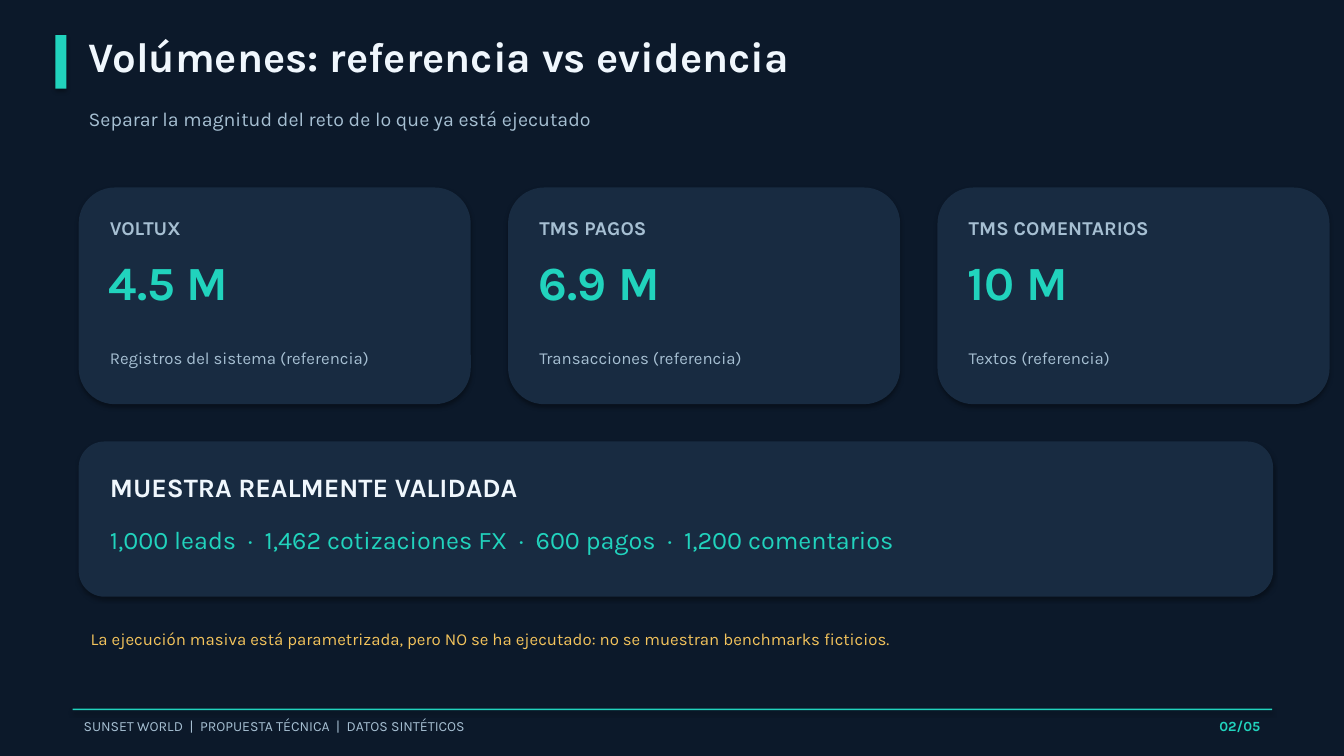
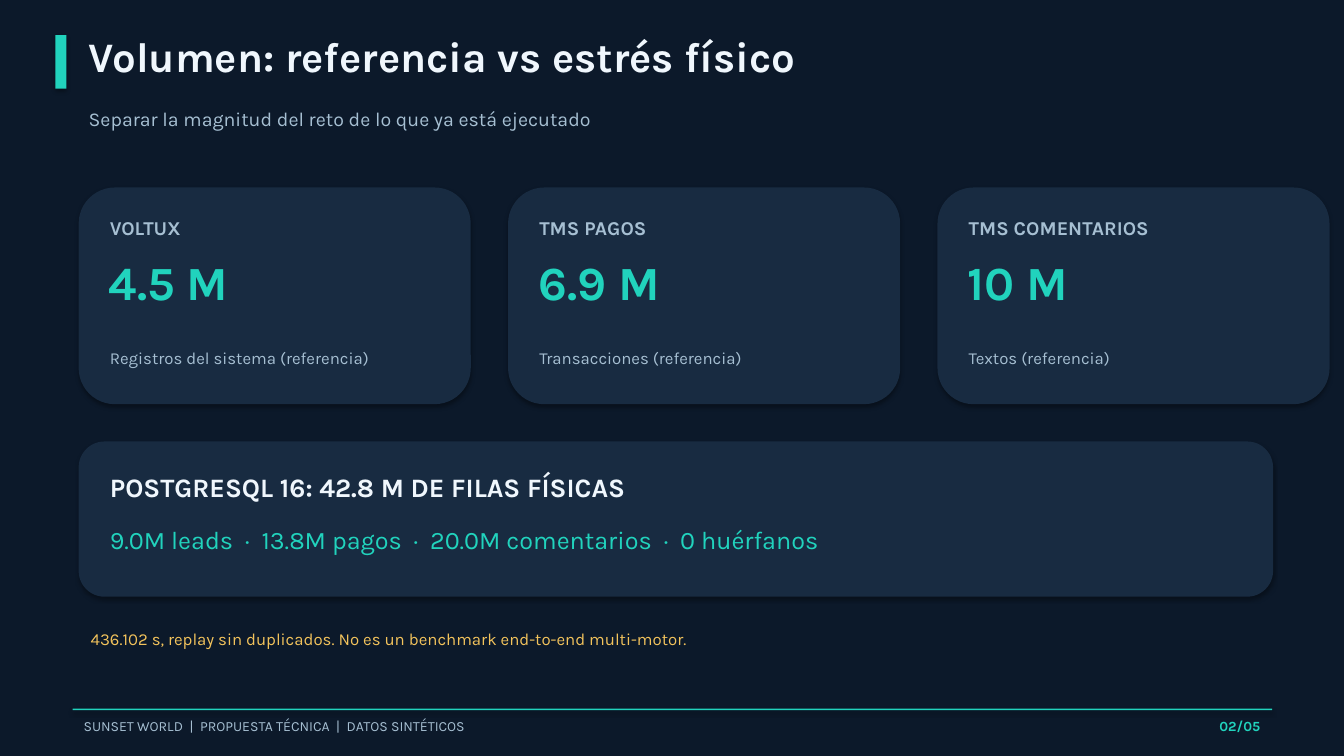
Before and after one commit to jairdiazrios95-web/sunset-world-data-platform, a slide deck: slide 2 of deliverables/Sunset_World_Presentacion_Ejecutiva.pptx. Drawn at 1344x756 pixels with LibreOffice and Linux fonts; fonts in the diff are those of the drawing. Boxes give left, top, right and bottom in pixels: in the first picture for what was removed or moved away, otherwise in the second. Text is boxed around its words. In the diff, an @@ line names an element or a change of style, - is before the commit and + after.

```diff
--- a/deliverables/Sunset_World_Presentacion_Ejecutiva.pptx
+++ b/deliverables/Sunset_World_Presentacion_Ejecutiva.pptx
@@ text at <box>89,39,796,73</box>: text changed @@
-Volúmenes: referencia vs evidencia
+Volumen: referencia vs estrés físico
@@ text at <box>110,473,625,502</box>: text changed @@
-MUESTRA REALMENTE VALIDADA
+POSTGRESQL 16: 42.8 M DE FILAS FÍSICAS
@@ text at <box>110,530,818,555</box>: text changed @@
-1,000 leads · 1,462 cotizaciones FX · 600 pagos · 1,200 comentarios
+9.0M leads · 13.8M pagos · 20.0M comentarios · 0 huérfanos
@@ text at <box>91,633,686,649</box>: text changed @@
-La ejecución masiva está parametrizada, pero NO se ha ejecutado: no se muestran benchmarks ficticios.
+436.102 s, replay sin duplicados. No es un benchmark end-to-end multi-motor.
```
Also in this commit, not shown: 4 other slides changed, 2 other files.
